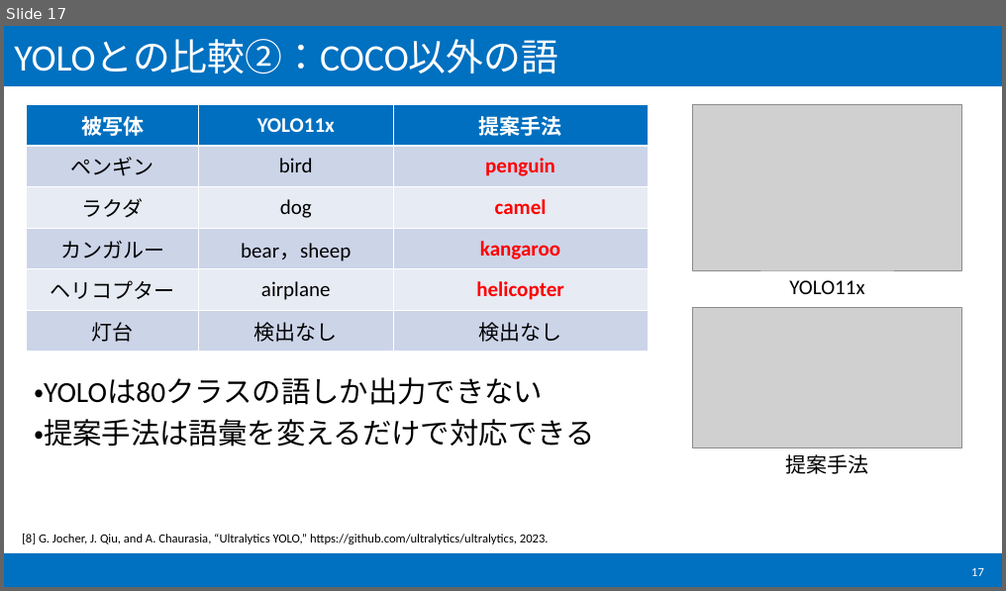
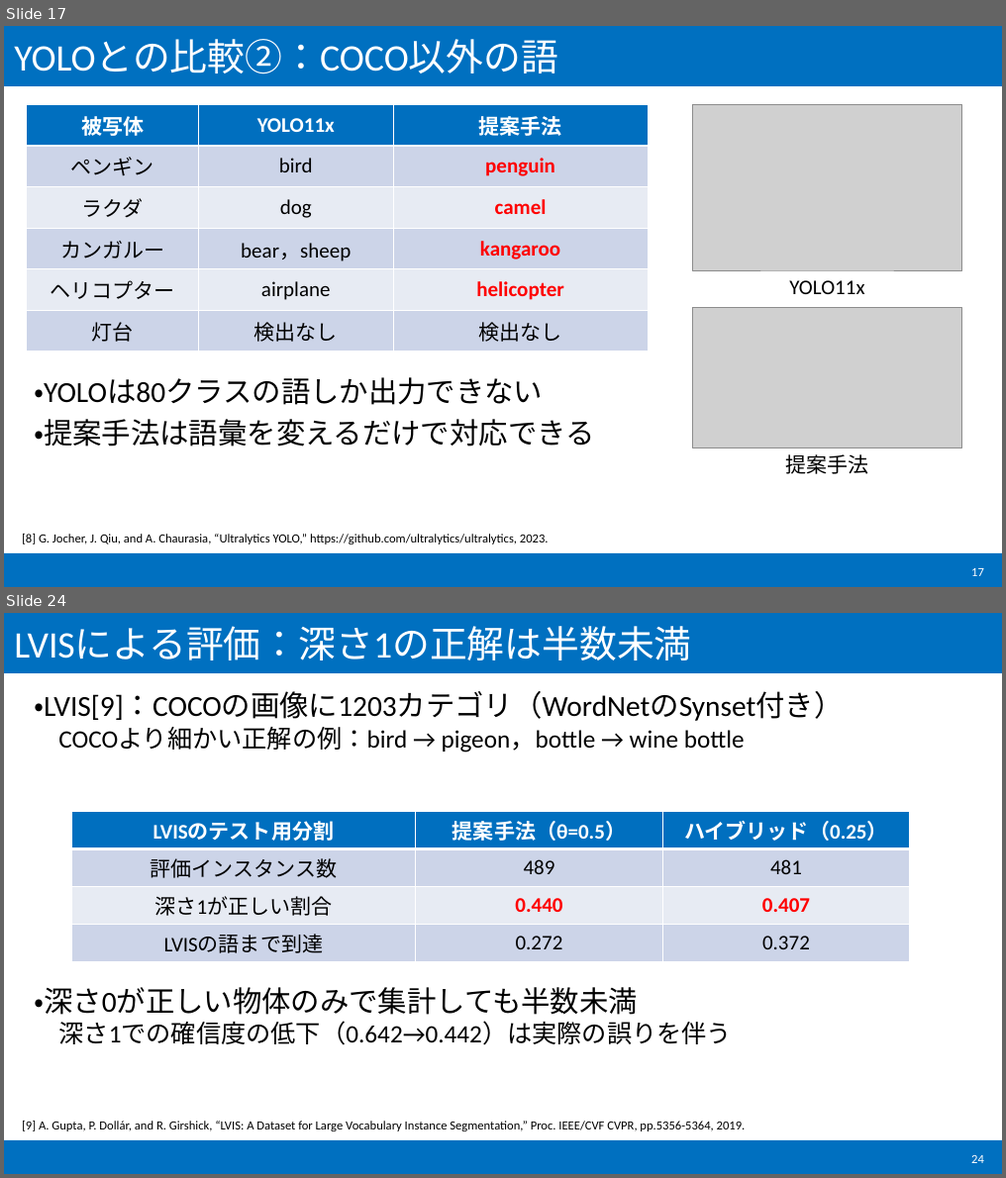
Before and after one commit to Arcazyteez/Adjustable-GranularityObjectAnnotation, a slide deck: slides_object_annotation.pptx. Shown one above the other, each under a label of ours: slide 17 before the commit, slides 17 and 24 after it; the slides between them are not shown. The pictures are 1006x591 and 1006x1178 pixels, drawn with LibreOffice and Linux fonts; fonts in the diff are those of the drawing; grey boxes stand for pictures. Boxes give left, top, right and bottom in pixels: in the first picture for what was removed or moved away, otherwise in the second. Text is boxed around its words. In the diff, an @@ line names an element or a change of style, - is before the commit and + after.

```diff
--- a/slides_object_annotation.pptx
+++ b/slides_object_annotation.pptx
@@ slide 24 added at (4,613,1002,1174), background #FFFFFF; not listed: 2 template elements that a slide beside it also shows @@
@@ title added at (14,626,691,661), 36 pt, text #FFFFFF @@
+LVISによる評価：深さ1の正解は半数未満
@@ text added at (34,691,843,753), 28 pt, text #000000 @@
+・LVIS[9]：COCOの画像に1203カテゴリ（WordNetのSynset付き）
+COCOより細かい正解の例：bird → pigeon，bottle → wine bottle
@@ table added at (71,811,910,961), 4 rows, 3 columns @@
+LVISのテスト用分割 | 提案手法（θ=0.5） | ハイブリッド（0.25）
+評価インスタンス数 | 489 | 481
+深さ1が正しい割合 | 0.440 | 0.407
+LVISの語まで到達 | 0.272 | 0.372
@@ text added at (34,987,732,1046), 24 pt, text #000000 @@
+・深さ0が正しい物体のみで集計しても半数未満
+深さ1での確信度の低下（0.642→0.442）は実際の誤りを伴う
@@ text added at (22,1121,746,1132), 12 pt, text #000000 @@
+[9] A. Gupta, P. Dollár, and R. Girshick, “LVIS: A Dataset for Large Vocabulary Instance Segmentation,” Proc. IEEE/CVF CVPR, pp.5356-5364, 2019.
@@ page number added at (971,1156,984,1163), 12 pt, text #FFFFFF @@
+24
```
Also in this commit, not shown: 1 slide changed, 7 other slides added, 56 other files.
